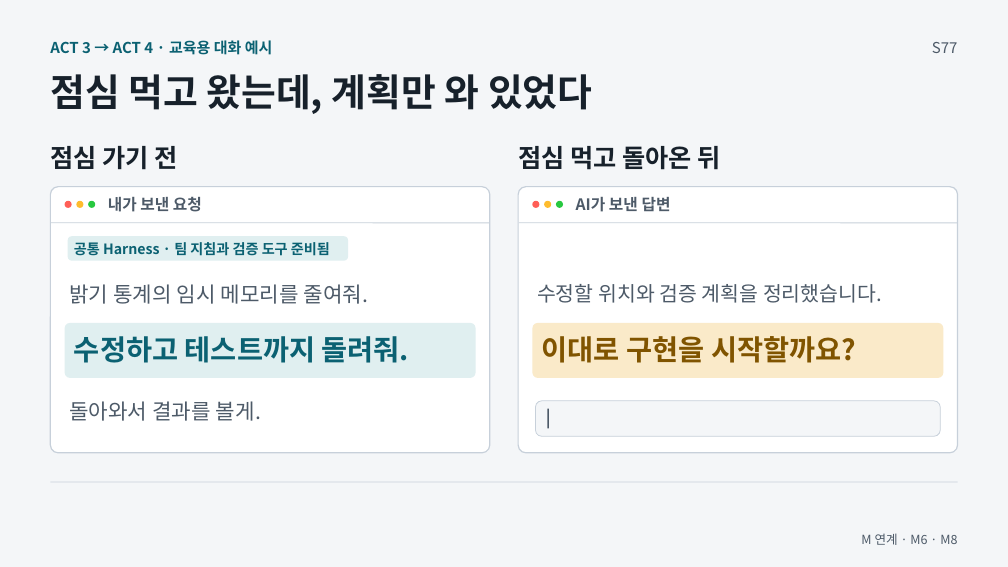
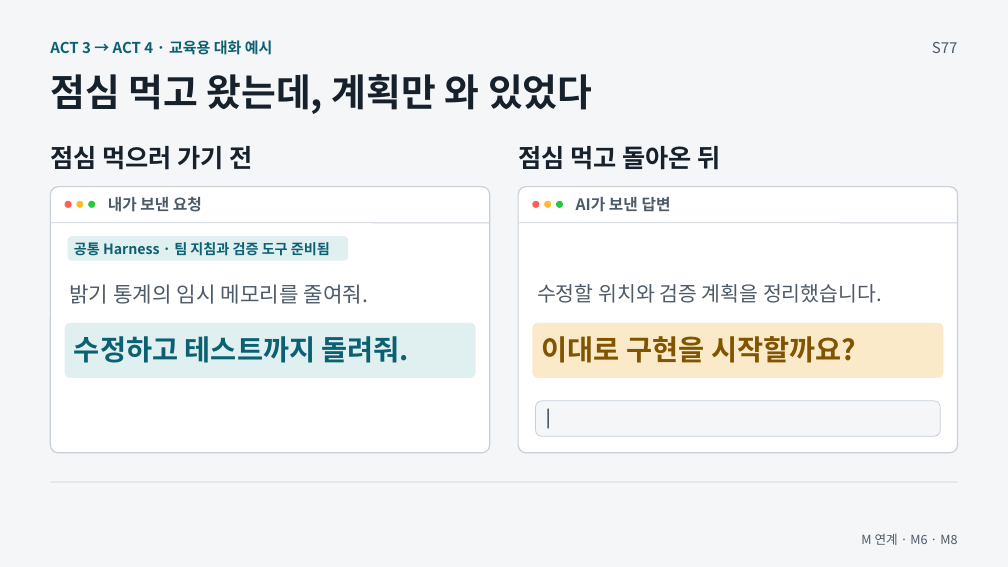
Before and after one commit to GideokKim/ai-dev-training, a slide deck: slide 18 of production/ACT_3.pptx. Drawn at 1008x567 pixels with LibreOffice and Linux fonts; fonts in the diff are those of the drawing. Boxes give left, top, right and bottom in pixels: in the first picture for what was removed or moved away, otherwise in the second. Text is boxed around its words. In the diff, an @@ line names an element or a change of style, - is before the commit and + after.

```diff
--- a/production/ACT_3.pptx
+++ b/production/ACT_3.pptx
@@ text at (50,146,253,170): text changed @@
-점심 가기 전
+점심 먹으러 가기 전
@@ text removed at (69,401,261,421) @@
-돌아와서 결과를 볼게.
```
Also in this commit, not shown: 13 other files.
